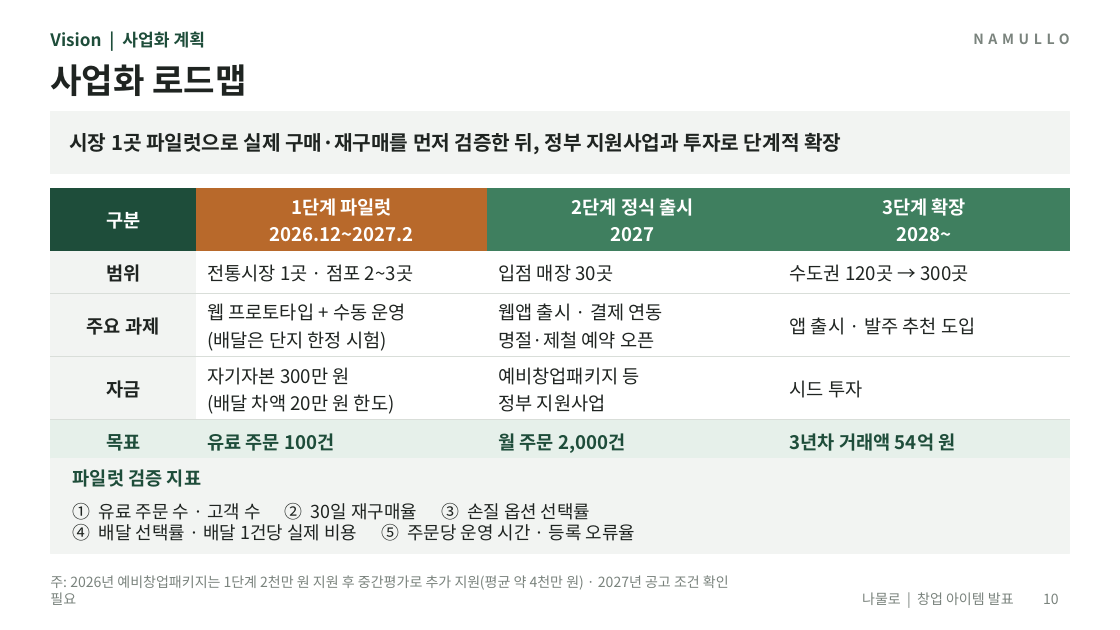
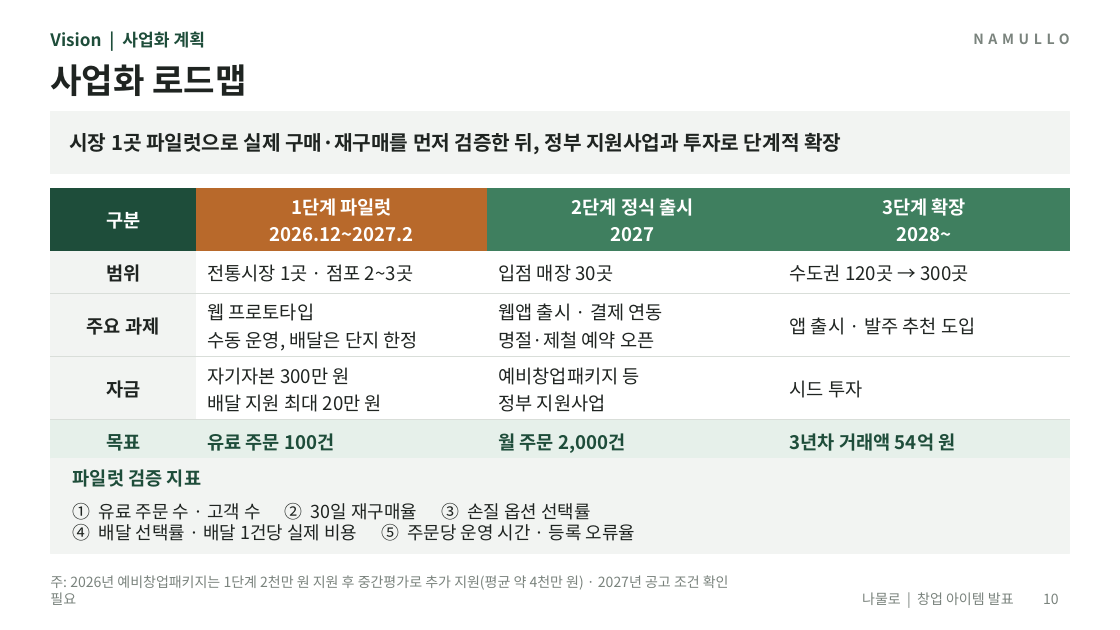
Before and after one commit to yonghoon7153-source/Yonghoon-DEM-DFT, a slide deck: slide 10 of namul-platform/02_발표자료_나물로.pptx. Drawn at 1120x630 pixels with LibreOffice and Linux fonts; fonts in the diff are those of the drawing. Boxes give left, top, right and bottom in pixels: in the first picture for what was removed or moved away, otherwise in the second. Text is boxed around its words. In the diff, an @@ line names an element or a change of style, - is before the commit and + after.

```diff
--- a/namul-platform/02_발표자료_나물로.pptx
+++ b/namul-platform/02_발표자료_나물로.pptx
@@ table at bbox=[50, 188, 1070, 457] @@
-row 3, column 2: 웹 프로토타입 + 수동 운영 / (배달은 단지 한정 시험)
+row 3, column 2: 웹 프로토타입 / 수동 운영, 배달은 단지 한정
-row 4, column 2: 자기자본 300만 원 / (배달 차액 20만 원 한도)
+row 4, column 2: 자기자본 300만 원 / 배달 지원 최대 20만 원
```
Also in this commit, not shown: 5 other slides changed, 14 other files.
